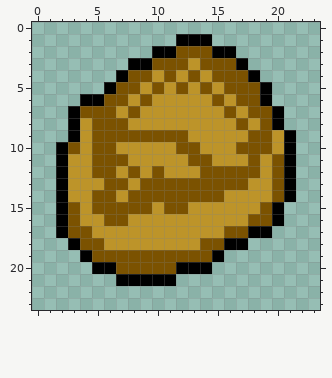
One commit to this pixel-art sprite: graphics/items/icons/dome_fossil.png. That is the earlier state.
The file is 24x24 pixels.
New version:
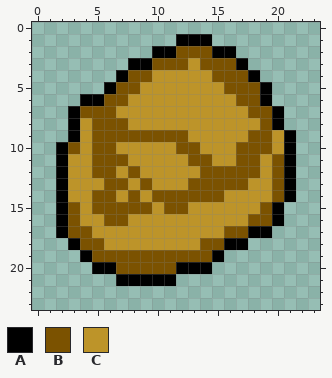
Palette (. is transparent): A #000000  B #7b5200  C #bd9429
Diff:
y 4: x 11 B -> C; x 13 B -> C
y 5: x 10 B -> C; x 12 B -> C; x 14 B -> C
y 6: x 9 B -> C; x 15 B -> C
y 7: x 8 B -> C; x 16 B -> C
y 8: x 17 B -> C
y 11: x 17 C -> B
y 12: x 10 B -> C
y 13: x 10..12 BBB -> CCC
y 14: x 9 B -> C
Where, in picture pixels (left, top, right, bottom), the same in both pictures:
changed: (128, 70, 248, 202)
